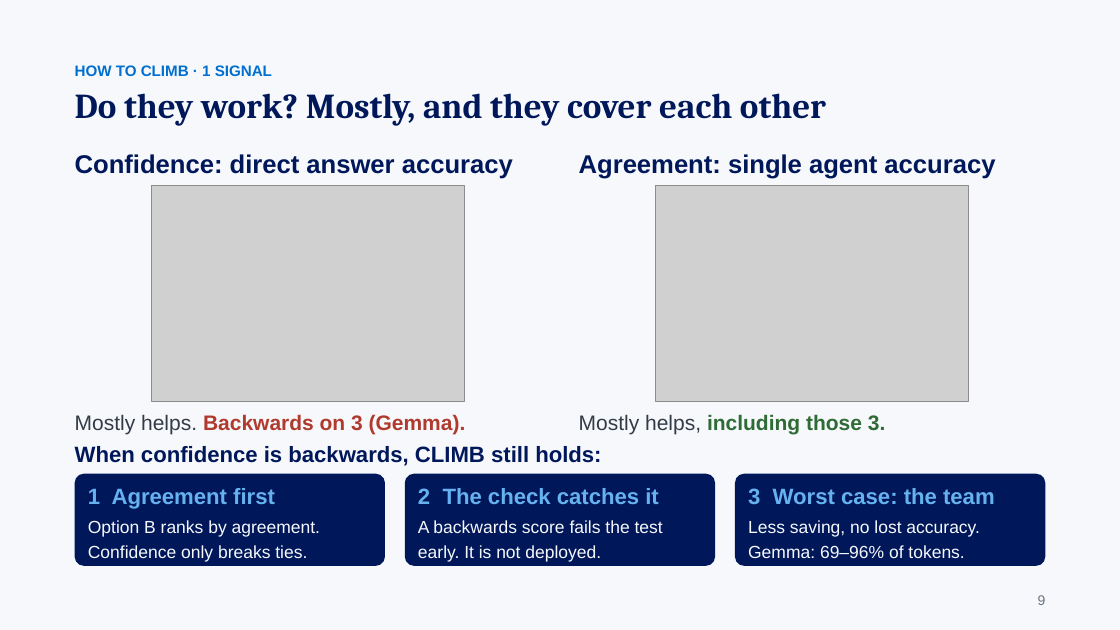
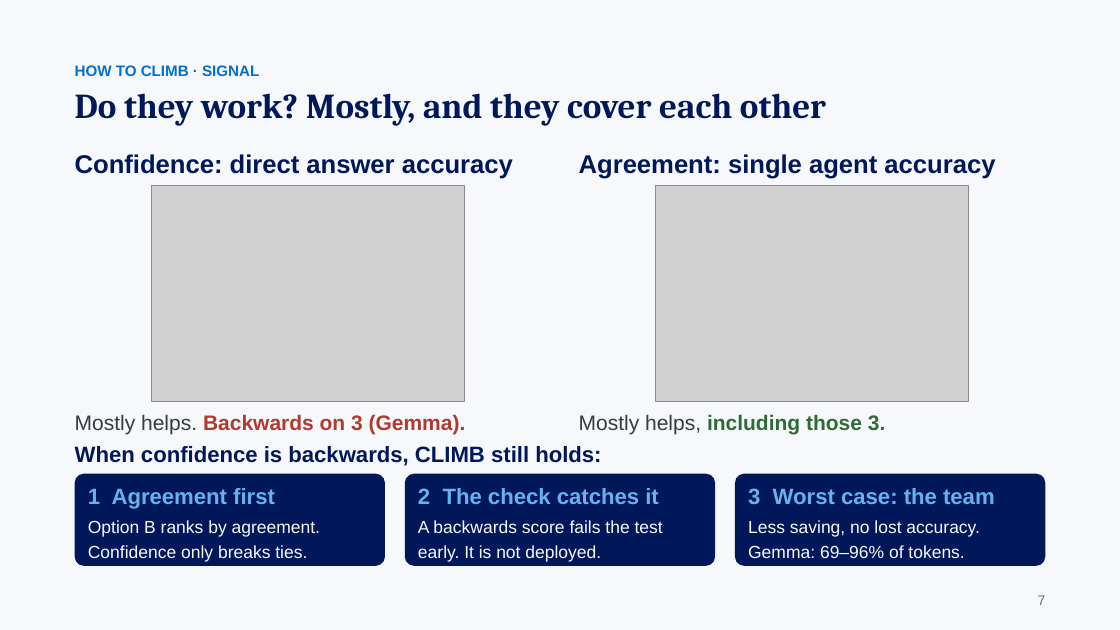
Before and after one commit to gaoj21/tokenbank, a slide deck: slide 7 of slides/CLIMB_talk.pptx (slide 9 before the commit). Drawn at 1120x630 pixels with LibreOffice and Linux fonts; fonts in the diff are those of the drawing; grey boxes stand for pictures. Boxes give left, top, right and bottom in pixels: in the first picture for what was removed or moved away, otherwise in the second. Text is boxed around its words. In the diff, an @@ line names an element or a change of style, - is before the commit and + after.

```diff
--- a/slides/CLIMB_talk.pptx
+++ b/slides/CLIMB_talk.pptx
@@ text at (x1=75, y1=65, x2=259, y2=76): text changed @@
-HOW TO CLIMB · 1 SIGNAL
+HOW TO CLIMB · SIGNAL
@@ text at (x1=1038, y1=595, x2=1046, y2=605): text changed @@
-9
+7
```
Also in this commit, not shown: 18 other slides changed, 6 slides added, 1 slide removed, 3 other files.
